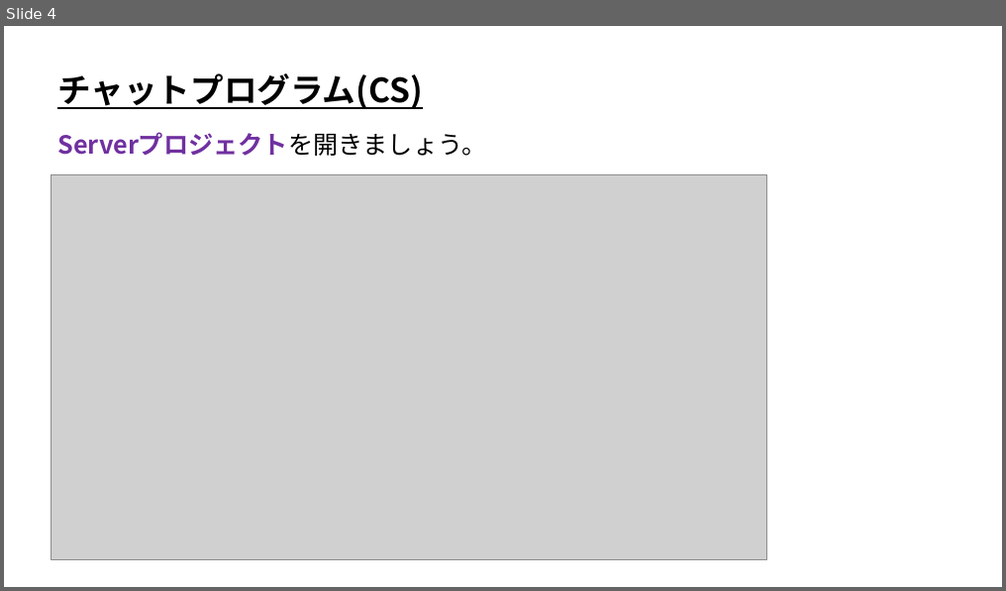
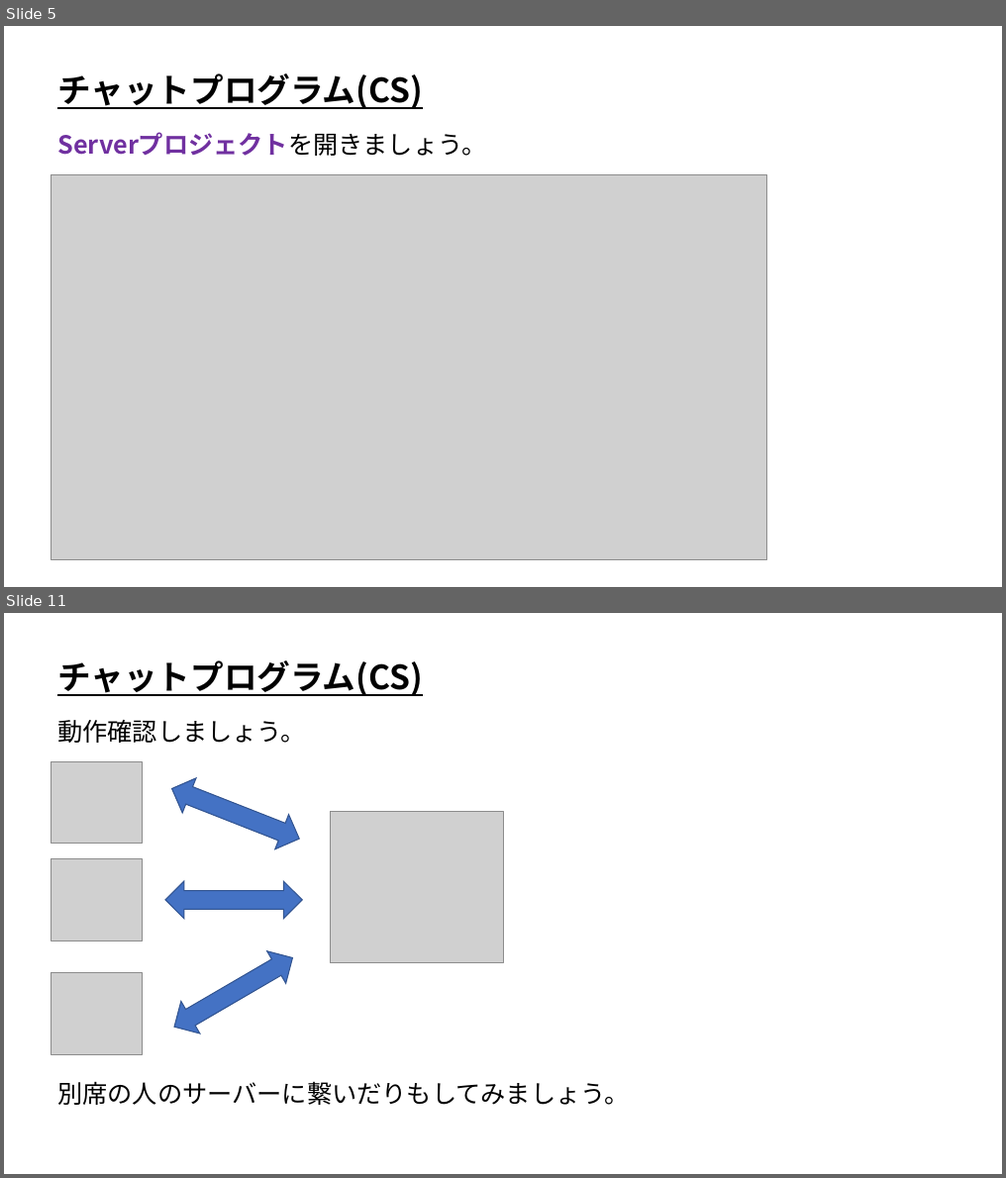
Before and after one commit to ArakiYusuke-Ohara/Textbook, a slide deck: ゲーム科3年/00_前期/オンラインゲームプログラミングⅠ/05_チャットプログラム(CS).pptx. Shown one above the other, each under a label of ours: slide 4 before the commit, slides 5 and 11 after it; the slides between them are not shown. The pictures are 1006x591 and 1006x1178 pixels, drawn with LibreOffice and Linux fonts; fonts in the diff are those of the drawing; grey boxes stand for pictures. Boxes give left, top, right and bottom in pixels: in the first picture for what was removed or moved away, otherwise in the second. Text is boxed around its words. In the diff, an @@ line names an element or a change of style, - is before the commit and + after.

Commit message:
チャットプログラムCS完成

```diff
--- a/ゲーム科3年/00_前期/オンラインゲームプログラミングⅠ/05_チャットプログラム(CS).pptx
+++ b/ゲーム科3年/00_前期/オンラインゲームプログラミングⅠ/05_チャットプログラム(CS).pptx
@@ slide 11 added at (x1=4, y1=613, x2=1002, y2=1174), background #FFFFFF @@
@@ text added at (x1=57, y1=661, x2=423, y2=696), 32 pt, text #000000, bold, underline @@
+チャットプログラム(CS)
@@ text added at (x1=57, y1=720, x2=306, y2=743), 24 pt, text #000000 @@
+動作確認しましょう。
@@ group added at (x1=51, y1=761, x2=503, y2=1055): 4 pictures, 3 left right arrows @@
@@ text added at (x1=57, y1=1081, x2=629, y2=1105), 24 pt, text #000000 @@
+別席の人のサーバーに繋いだりもしてみましょう。
@@ what was slide 4 is now slide 5 @@
```
Also in this commit, not shown: 1 slide changed, 6 other slides added.
